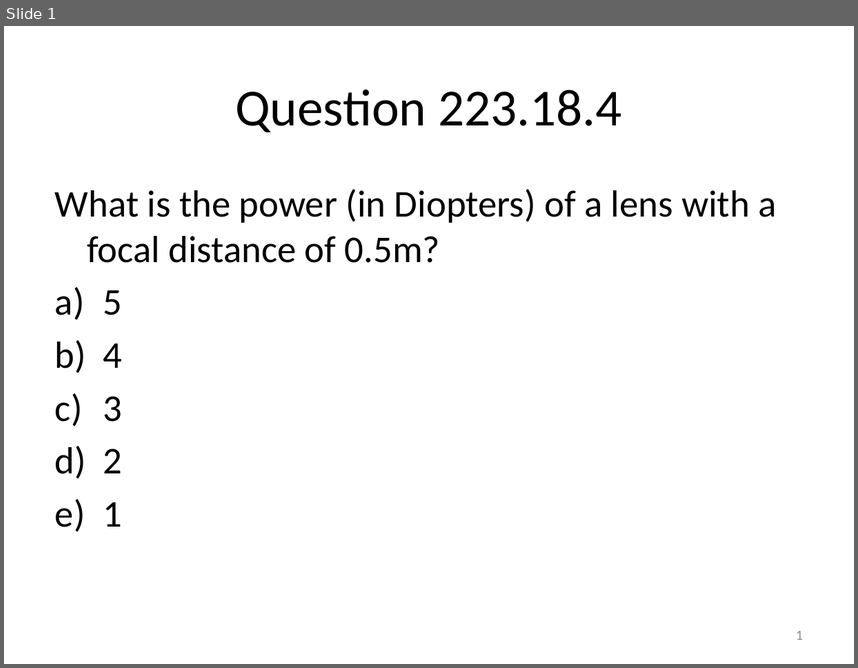
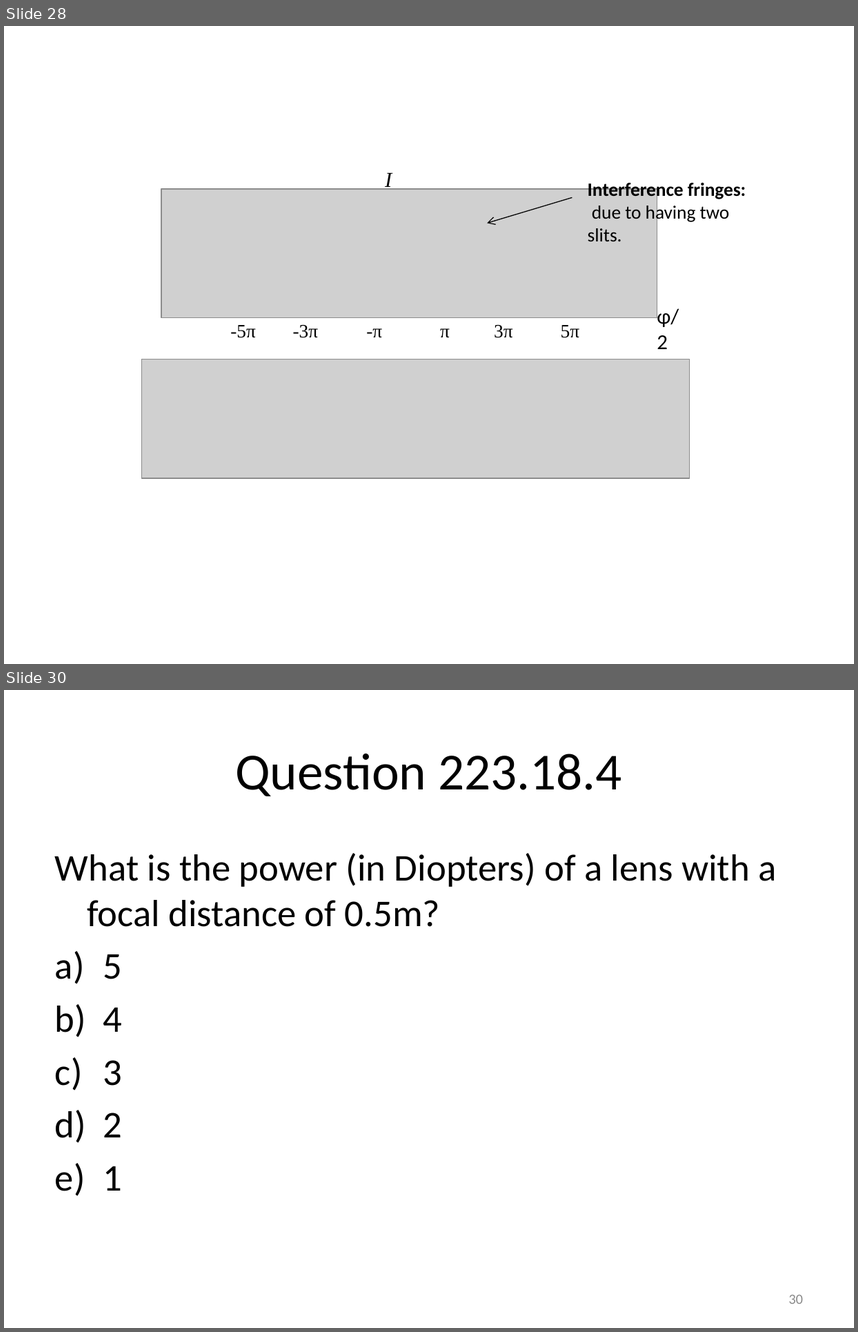
Before and after one commit to rtlines/Introductory-Physics-II, a slide deck: Lecture_Slides/PH 123 Lecture 19.pptx. Shown one above the other, each under a label of ours: slide 1 before the commit, slides 28 and 30 after it; the slides between them are not shown. The pictures are 858x668 and 858x1332 pixels, drawn with LibreOffice and Linux fonts; fonts in the diff are those of the drawing; grey boxes stand for pictures. Boxes give left, top, right and bottom in pixels: in the first picture for what was removed or moved away, otherwise in the second. Text is boxed around its words. In the diff, an @@ line names an element or a change of style, - is before the commit and + after.

Commit message:
worked on lectuer 20 multi slits

```diff
--- a/Lecture_Slides/PH 123 Lecture 19.pptx
+++ b/Lecture_Slides/PH 123 Lecture 19.pptx
@@ slide 28 added at bbox=[4, 26, 854, 664], background #FFFFFF @@
@@ picture added at bbox=[161, 190, 657, 319] @@
@@ text added at bbox=[385, 172, 392, 191], 18 pt, text #000000, italic @@
+I
@@ text added at bbox=[588, 181, 746, 241], 16 pt, text #000000, bold @@
+Interference fringes:
+due to having two slits.
@@ arrow added from (572, 198) to (487, 223), #000000 0.75 pt @@
@@ text added at bbox=[657, 305, 679, 349], 18 pt, text #000000 @@
+φ/2
@@ text added at bbox=[230, 325, 256, 338], 16 pt, text #000000 @@
+-5π
@@ text added at bbox=[293, 325, 319, 338], 16 pt, text #000000 @@
+-3π
@@ text added at bbox=[366, 328, 382, 338], 16 pt, text #000000 @@
+-π
@@ text added at bbox=[440, 328, 450, 338], 16 pt, text #000000 @@
+π
@@ text added at bbox=[494, 325, 513, 338], 16 pt, text #000000 @@
+3π
@@ text added at bbox=[561, 325, 579, 338], 16 pt, text #000000 @@
+5π
@@ picture added at bbox=[142, 359, 690, 478] @@
@@ what was slide 1 is now slide 30 @@
@@ page number at bbox=[789, 1294, 803, 1303]: text changed @@
-1
+30
```
Also in this commit, not shown: 28 other slides added, 10 other files.
